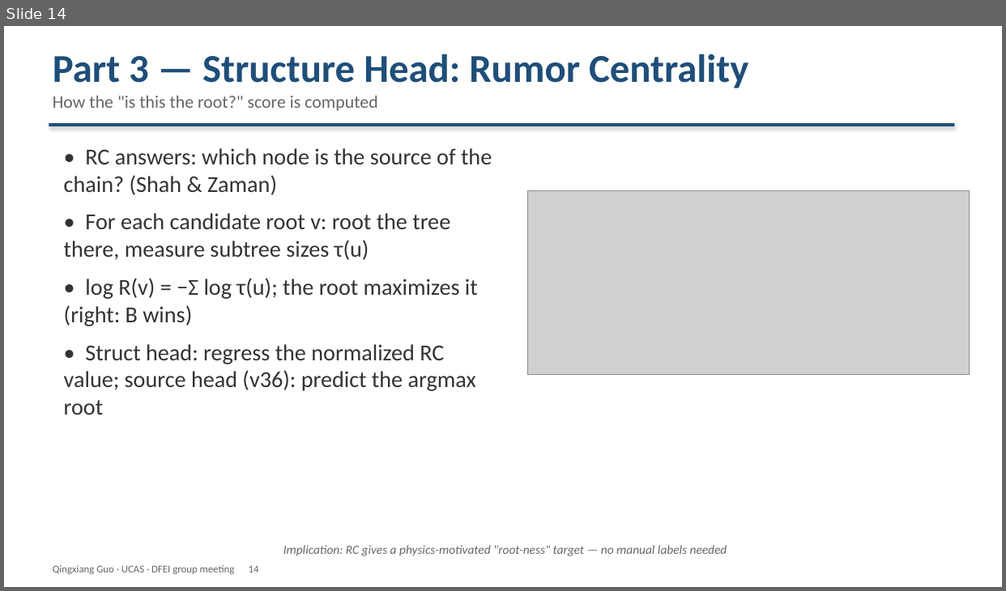
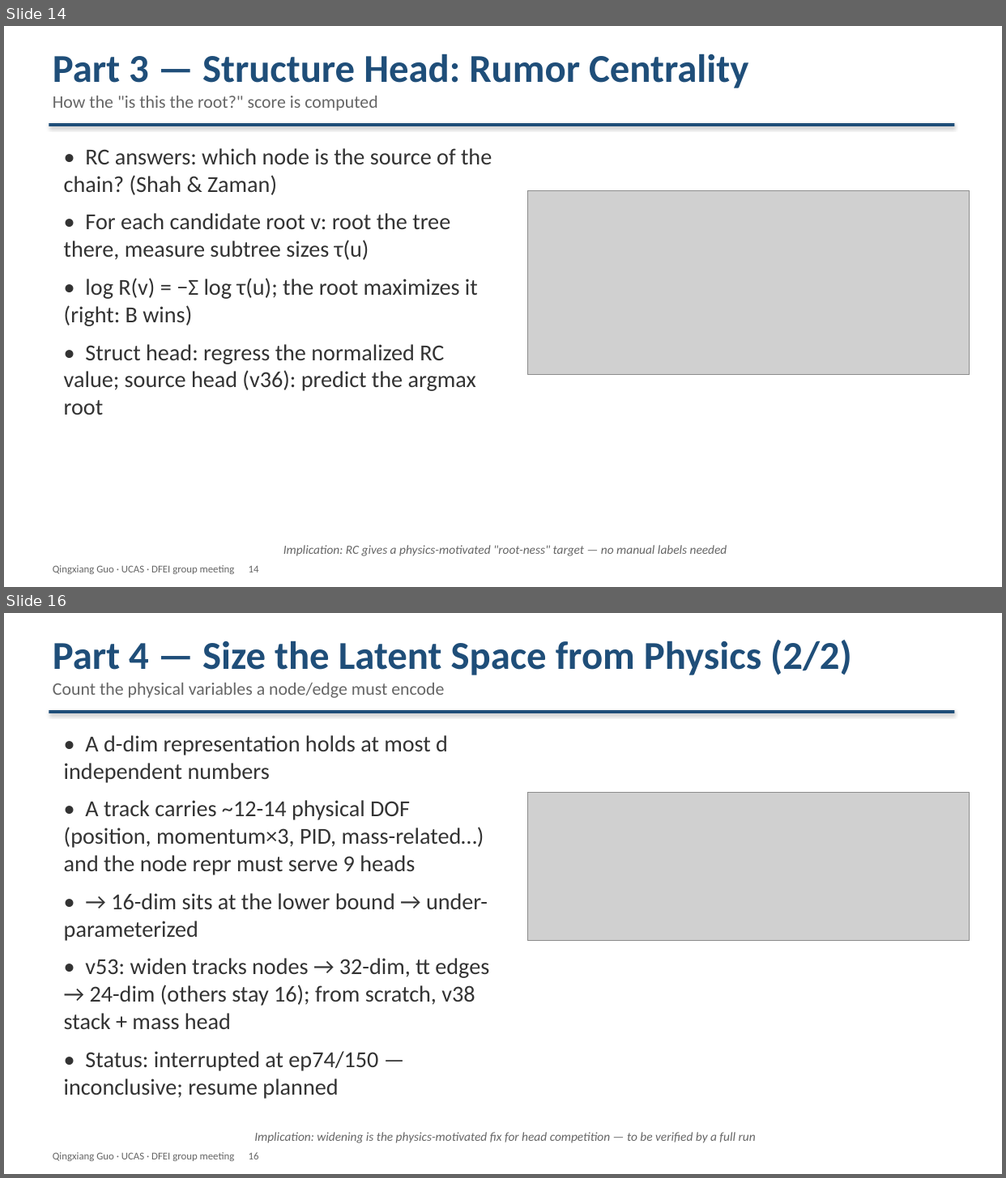
Before and after one commit to Aniedrew/dfei_ift, a slide deck: meeting_figs/DFEI_progress_20260902_EN.pptx. Shown one above the other, each under a label of ours: slide 14 before the commit, slides 14 and 16 after it; the slides between them are not shown. The pictures are 1006x591 and 1006x1178 pixels, drawn with LibreOffice and Linux fonts; fonts in the diff are those of the drawing; grey boxes stand for pictures. Boxes give left, top, right and bottom in pixels: in the first picture for what was removed or moved away, otherwise in the second. Text is boxed around its words. In the diff, an @@ line names an element or a change of style, - is before the commit and + after.

Commit message:
docs: rewrite Part 4 as latent-space argument; drop the PV part
- S15: more heads made things worse (v48: aux 0.877 > main 0.559,
  AllParticles 55.9 -> 50.6) -> the 16-dim space is saturated
- S16: size the latent space from physics — new latent_dof figure
  (track ~12-14 physical DOF + serves 9 heads -> 16-dim at the lower
  bound; v53 widens nodes 32 / tt edges 24)
- S17: slimmed Part 5 (public data, learned DA, chain scorer);
  S18: next steps; PV-subgraph line removed entirely (18 pages)

```diff
--- a/meeting_figs/DFEI_progress_20260902_EN.pptx
+++ b/meeting_figs/DFEI_progress_20260902_EN.pptx
@@ slide 16 added at [4,613,1002,1174], background #FFFFFF @@
@@ text added at [53,640,852,698], 17 pt, text #666666 @@
+Part 4 — Size the Latent Space from Physics (2/2)
+Count the physical variables a node/edge must encode
@@ rectangle added at [49,710,955,713], fill #1F4E79 @@
@@ text added at [64,735,489,1099], 22 pt, text #333333 @@
+• A d-dim representation holds at most d independent numbers
+• A track carries ~12-14 physical DOF (position, momentum×3, PID, mass-related…) and the node repr must serve 9 heads
+• → 16-dim sits at the lower bound → under-parameterized
+• v53: widen tracks nodes → 32-dim, tt edges → 24-dim (others stay 16); from scratch, v38 stack + mass head
+• Status: interrupted at ep74/150 — inconclusive; resume planned
@@ picture added at [528,793,970,941] @@
@@ text added at [254,1132,756,1144], 12 pt, text #666666, italic @@
+Implication: widening is the physics-motivated fix for head competition — to be verified by a full run
@@ text added at [53,1152,259,1161], 10 pt, text #666666 @@
+Qingxiang Guo · UCAS · DFEI group meeting 16
```
Also in this commit, not shown: 3 slides changed, 1 other slide added, 1 slide removed, 3 other files.
